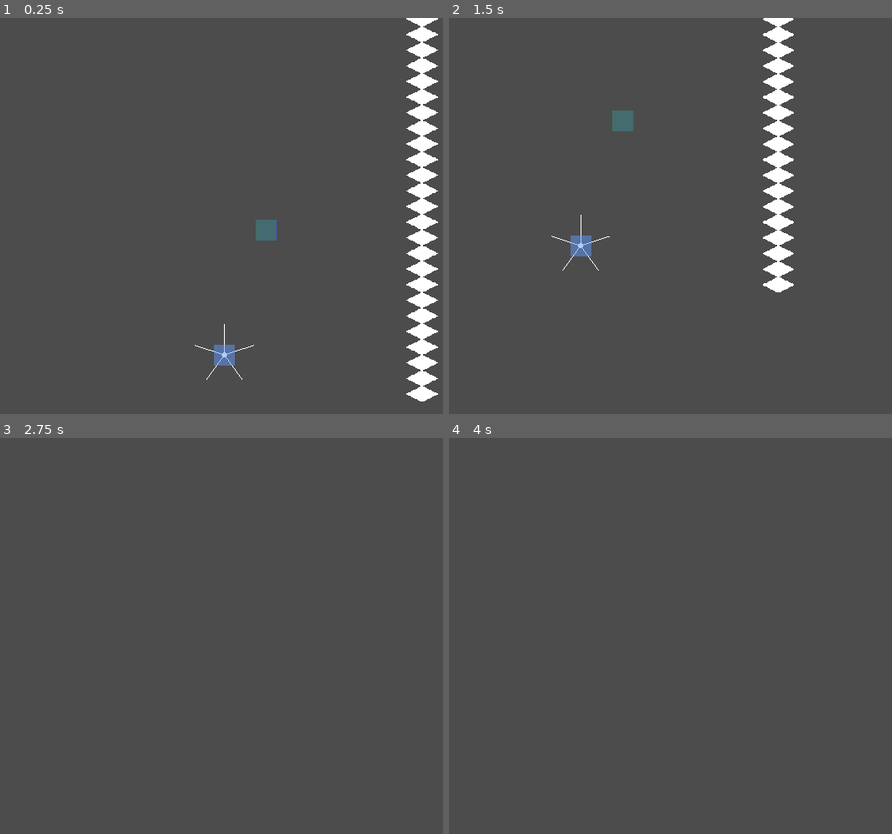
Above: before the commit, frames 1-4 (two rows, left to right).
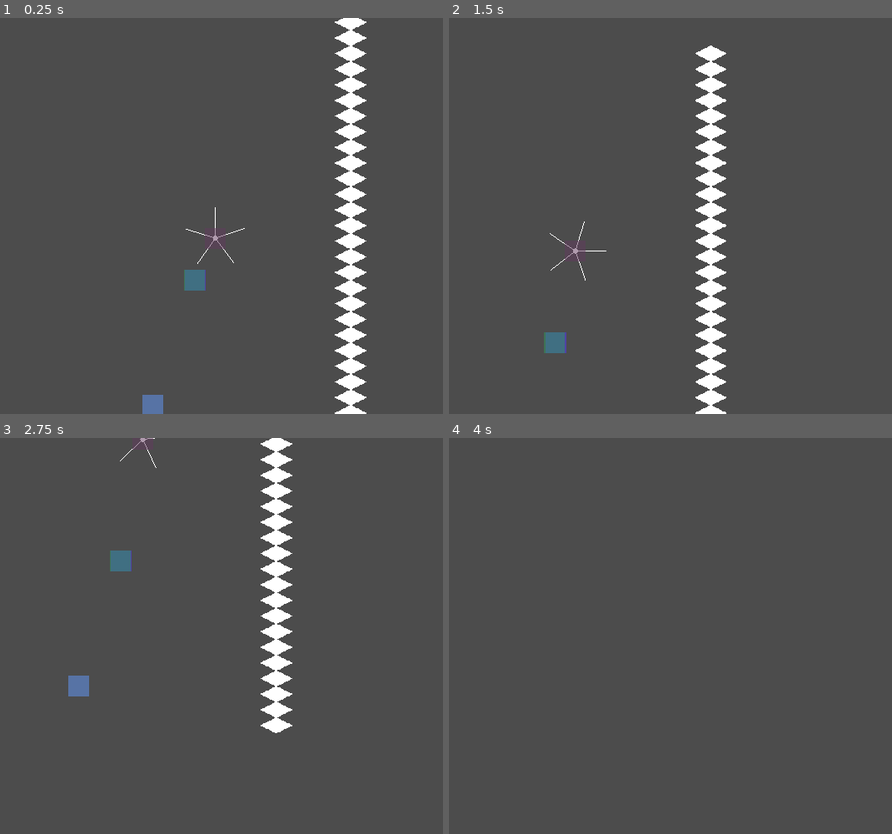
Above: after the commit, the same moments.

Repository: Synthasmagoria/Project-Seeker
Game: Godot game, scene res://levels/level_1.tscn
Same seed, same stepped clock (60 frames per second), same inputs: the game is played once before the commit and once after it.
Inputs:
- Up to frame 1 (0.25 s): no input
- Up to frame 2 (1.5 s): hold Shift (jump) 0.53-1.28 s; hold Right (right) from 0.53 s (still down); tap Shift (jump) at 1.35 s
- Up to frame 3 (2.75 s): tap Shift (jump) at 1.52, 1.82 s; release Right (right) at 2.03 s; hold Left (left) from 2.03 s (still down); hold Shift (jump) from 2.03 s (still down)
- Up to frame 4 (4 s): release Left (left) at 2.78 s; release Shift (jump) at 2.78 s; hold Right (right) from 2.78 s (still down); tap Shift (jump) at 2.85, 3.02, 3.32 s; hold Shift (jump) from 3.53 s (still down)

The runs differ from the first frame. In frame 1, 8.7% of the frame differs, in the area x 32-99%, y 0-100%; in frame 2, 7.1%; in frame 3, 3.4%; in frame 4, nothing differs.

Commit message:
Bugfixes
- Made player state machine pop more states (will currently still eventually lead to memory leak)
- Using velocity instead of angular velocity in calculations of path movement
- Fixed platform having incorrect decoupling speed

Diff:
--- a/project/levels/level_1.tscn
+++ b/project/levels/level_1.tscn
@@ -16,7 +16,7 @@
 
 [sub_resource type="Curve2D" id=2]
 _data = {
-"points": PoolVector2Array( 0, 0, 0, 0, 272, -496, 0, 0, 0, 0, 256, -432, 0, 0, 0, 0, 256, -288, 0, 0, 0, 0, 192, -224 )
+"points": PoolVector2Array( 0, 0, 0, 0, 272, -496, 0, 0, 0, 0, 256, -432, 0, 0, 0, 0, 256, -288, 0, 0, 0, 0, 224, -256 )
 }
 
 [node name="Level" type="Node2D" groups=["levels"]]
@@ -25,22 +25,19 @@
 tile_data = PoolIntArray( -1769457, 2, 0, -1769456, 3, 0, -1703921, 2, 0, -1703920, 3, 0, -1638385, 2, 0, -1638384, 3,  …(813 unchanged characters)…
 
 [node name="Player" parent="." instance=ExtResource( 2 )]
-position = Vector2( 18, -240 )
+position = Vector2( 128, -304 )
 
 [node name="NodeWheelState" parent="." instance=ExtResource( 1 )]
-position = Vector2( 80, 0 )
+position = Vector2( 176, -256 )
 automatic_distance = 48.0
 
 [node name="Path" parent="NodeWheelState/StateMachine" index="1"]
 friction = 0.1
 path_movement_speed = 0.6
-path_follow_path = NodePath("../../../PathLower/NodeWheelPathFollow2D")
+path_follow_path = NodePath("../../../PathUpper/NodeWheelPathFollow2D")
 follow_path = true
-path_reached_beginning_response = 1
+path_reached_beginning_response = 2
 path_reached_end_response = 2
-
-[node name="Gravity" parent="NodeWheelState/StateMachine" index="2"]
-gravity = 300.0
 
 [node name="Platform" parent="NodeWheelState" instance=ExtResource( 3 )]
 position = Vector2( -2.09815e-06, -48 )
@@ -67,7 +64,7 @@
 texture = ExtResource( 8 )
 
 [node name="PathCouplingPoint2D" type="PathFollow2D" parent="PathLower"]
-position = Vector2( 144, -192 )
+position = Vector2( 145.582, -192 )
 offset = 900.29
 rotate = false
 cubic_interp = false
@@ -75,6 +72,7 @@
 script = ExtResource( 7 )
 coupling_point_path = NodePath("../../PathUpper/CouplingPoint")
 node_wheel_follow_path = NodePath("../../PathUpper/NodeWheelPathFollow2D")
+coupling_direction = -1
 
 [node name="Sprite2" type="Sprite" parent="PathLower/PathCouplingPoint2D"]
 modulate = Color( 0.835294, 0.372549, 1, 1 )
@@ -85,8 +83,8 @@
 curve = SubResource( 2 )
 
 [node name="NodeWheelPathFollow2D" parent="PathUpper" instance=ExtResource( 6 )]
-position = Vector2( 224.008, -256.008 )
-offset = 255.28
+position = Vector2( 256, -319.711 )
+offset = 178.32
 
 [node name="Sprite2" type="Sprite" parent="PathUpper/NodeWheelPathFollow2D"]
 modulate = Color( 1, 0.372549, 0.372549, 1 )
--- a/project/objects/node wheel/states/path.gd
+++ b/project/objects/node wheel/states/path.gd
@@ -25,38 +25,39 @@
 func is_couple_direction_adjacent(src : PathFollow2D, src_dir : float, dest : PathFollow2D, dest_dir : float) -> bool:
 	return (get_path_follow_direction(src) * src_dir).dot(get_path_follow_direction(dest) * dest_dir) >= 0.0
 
-func path_end_reached(pf : PathFollow2D, av : float) -> bool:
-	return get_next_path_follow_offset(pf, av) > get_path_follow_curve_length(pf)
+func path_end_reached(pf : PathFollow2D, vel : float) -> bool:
+	return get_next_path_follow_offset(pf, vel) > get_path_follow_curve_length(pf)
 
-func path_beginning_reached(pf : PathFollow2D, av : float) -> bool:
-	return get_next_path_follow_offset(pf, av) < 0.0
+func path_beginning_reached(pf : PathFollow2D, vel : float) -> bool:
+	return get_next_path_follow_offset(pf, vel) < 0.0
 
 func get_path_follow_curve_length(pf : PathFollow2D) -> float:
 	return pf.get_parent().curve.get_baked_length()
 
-func get_next_path_follow_offset(pf : PathFollow2D, av : float) -> float:
-	return pf.offset + av * get_physics_process_delta_time()
+func get_next_path_follow_offset(pf : PathFollow2D, vel : float) -> float:
+	return pf.offset + vel * get_physics_process_delta_time()
 
-func clamp_angular_velocity_to_path_bounds(pf : PathFollow2D, av : float) -> float:
-	var _next_offset = get_next_path_follow_offset(pf, av)
+func clamp_velocity_to_path_bounds(pf : PathFollow2D, vel : float) -> float:
+	var _next_offset = get_next_path_follow_offset(pf, vel)
 	var _next_offset_clamped = clamp(_next_offset, 0.0, get_path_follow_curve_length(pf))
 	return _next_offset_clamped - _next_offset
 
 func physics_process(delta : float) -> String:
 	var _new_av = calculate_angular_velocity(wheel.angular_velocity)
+	var _vel = _new_av * path_movement_speed
 
 	if is_instance_valid(_path_follow):
 		# Check if we're going to move past a coupling point in the right direction
 		var _coupled = false
 
-		var _passed_pfs = _path_follow.test_move(_new_av * delta)
+		var _passed_pfs = _path_follow.test_move(_vel * delta)
 		if _passed_pfs.size() > 0:
 			var _direction = sign(_new_av)
 			for n in _passed_pfs:
 				var _pcp = n as PathCouplingPoint2D
-				if _pcp && is_couple_direction_adjacent(_path_follow, _direction, _pcp.coupling_point, _direction):
+				if _pcp && is_couple_direction_adjacent(_path_follow, _direction, _pcp.coupling_point, _pcp.coupling_direction):
 					# Calculate total travel distance
-					var _remainder = abs(_new_av * delta)
+					var _remainder = abs(_vel * delta)
 					# Figure out the distance between the current path follow offset and coupling path follow offset
 					var _move = _pcp.coupling_point.global_position - _path_follow.global_position
 					#
@@ -80,8 +81,8 @@
 					break
 
 
-		var _beginning_reached = path_beginning_reached(_path_follow, _new_av)
-		var _end_reached = path_end_reached(_path_follow, _new_av)
+		var _beginning_reached = path_beginning_reached(_path_follow, _vel)
+		var _end_reached = path_end_reached(_path_follow, _vel)
 
 		if _beginning_reached || _end_reached:
 			var _response
@@ -94,18 +95,21 @@
 				PathEndResponse.SPIN:
 					pass # do nothing
 				PathEndResponse.STOP:
-					_new_av = clamp_angular_velocity_to_path_bounds(_path_follow, _new_av)
+					_new_av = clamp_velocity_to_path_bounds(_path_follow, _vel)
 				PathEndResponse.DETACH:
 					_detaching = true
 
 		if !_coupled:
 			var _path_prev_pos = _path_follow.position
-			_path_follow.offset += _new_av * path_movement_speed * delta
+			_path_follow.offset += _vel * delta
+			print(_path_prev_pos, _path_follow.position)
 
 			if follow_path:
 				if _detaching:
 					var _direction = (_path_follow.position - _path_prev_pos).normalized()
-					$"%Gravity".velocity = _direction * _new_av
+					var _velocity = _direction * abs(_vel)
+					$"%Gravity".velocity = _velocity
+					wheel.position += _velocity * delta
 					wheel.set_angular_velocity(_new_av)
 					wheel.step()
 					return "Gravity"
--- a/project/objects/node wheel/states/weighed.gd
+++ b/project/objects/node wheel/states/weighed.gd
@@ -23,7 +23,10 @@
 func get_platform_weight(plat : KinematicBody2D, play : KinematicBody2D, factor : float) -> float:
 	if is_instance_valid(plat):
 		var _plat_up = Math.rotate_v2_90cc(plat.position).normalized()
-		return play.up.dot(_plat_up) * factor
+		var _regular_weight = play.up.dot(_plat_up) * factor
+		var _frame_weight = _regular_weight + _regular_weight * 50.0 * float(_player.platform_dashed)
+		_player.platform_dashed = false
+		return _frame_weight
 	else:
 		return 0.0
 
@@ -31,7 +34,8 @@
 	return max(abs(av) - fric, 0.0) * sign(av)
 
 func calculate_angular_velocity(_av) -> float:
-	_av += get_platform_weight(_weighed_platform, _player, weight_factor)
+	var _frame_weight = get_platform_weight(_weighed_platform, _player, weight_factor)
+	_av += _frame_weight
 	_av = adjust_angular_velocity_for_friction(_av, friction)
 	return _av
 
--- a/project/objects/path_coupling_point.gd
+++ b/project/objects/path_coupling_point.gd
@@ -11,3 +11,7 @@
 export(NodePath) var node_wheel_follow_path
 ##
 onready var node_wheel_follow : PathFollow2D = get_node(node_wheel_follow_path)
+
+##
+enum CouplingDirection{BACKWARD = -1, FORWARD = 1}
+export(CouplingDirection) var coupling_direction = CouplingDirection.FORWARD
--- a/project/objects/player/player.gd
+++ b/project/objects/player/player.gd
@@ -23,6 +23,8 @@
 	platform = val
 ## The velocity of the collided platform
 var platform_velocity : Vector2
+##
+var platform_dashed : bool
 
 ## The state machine dictating player behavior
 onready var state_machine := $StateMachine
@@ -59,6 +61,7 @@
 			if _plat_col:
 				set_platform(kinematic_collision_get_platform(_plat_col))
 				platform_velocity = _plat_col.collider_velocity
+				platform_dashed = state_machine.get_current_state().name == "DownDash"
 				break
 	else:
 		set_platform(null)
--- a/project/objects/player/player.tscn
+++ b/project/objects/player/player.tscn
@@ -6,6 +6,7 @@
 [ext_resource path="res://base/state machine/state_machine.gd" type="Script" id=4]
 [ext_resource path="res://objects/player/states/grounded.gd" type="Script" id=5]
 [ext_resource path="res://objects/player/states/airborne.gd" type="Script" id=6]
+[ext_resource path="res://objects/player/states/down_dash.gd" type="Script" id=7]
 
 [node name="Player" type="KinematicBody2D" groups=["player"]]
 collision_layer = 2
@@ -48,5 +49,8 @@
 [node name="Dead" type="Node" parent="StateMachine"]
 script = ExtResource( 3 )
 
+[node name="DownDash" type="Node" parent="StateMachine"]
+script = ExtResource( 7 )
+
 [connection signal="area_entered" from="KillerDetector" to="." method="_on_KillerDetector_area_entered"]
 [connection signal="body_entered" from="KillerDetector" to="." method="_on_KillerDetector_body_entered"]
--- a/project/objects/player/states/airborne.gd
+++ b/project/objects/player/states/airborne.gd
@@ -81,6 +81,9 @@
 
 	# Change state
 	if player.is_on_floor():
-		return "Grounded"
+		return POP_STATE
 	else:
-		return KEEP_STATE
+		if Input.is_action_pressed("down") && Input.is_action_pressed("jump"):
+			return "DownDash"
+		else:
+			return KEEP_STATE
--- /dev/null
+++ b/project/objects/player/states/down_dash.gd
@@ -0,0 +1,27 @@
+extends PlayerState
+
+var gravity = 2000.0
+var max_fall_velocity = 2000.0
+var enter_boost = 400.0
+
+func enter() -> void:
+	player.velocity.y += enter_boost
+	player.modulate = Color.red
+
+func physics_process(delta : float) -> String:
+	player.velocity.y += gravity * delta
+
+	player.velocity.y = min(max_fall_velocity, player.velocity.y)
+
+	player.velocity_movement(player.velocity, false)
+
+	if player.is_on_floor():
+		return "Grounded"
+	else:
+		if Input.is_action_pressed("down") && Input.is_action_pressed("jump"):
+			return KEEP_STATE
+		else:
+			return POP_STATE
+
+func exit() -> void:
+	player.modulate = Color.white
Not shown: 1 places in project/objects/player/player.tscn that only renumber resources
